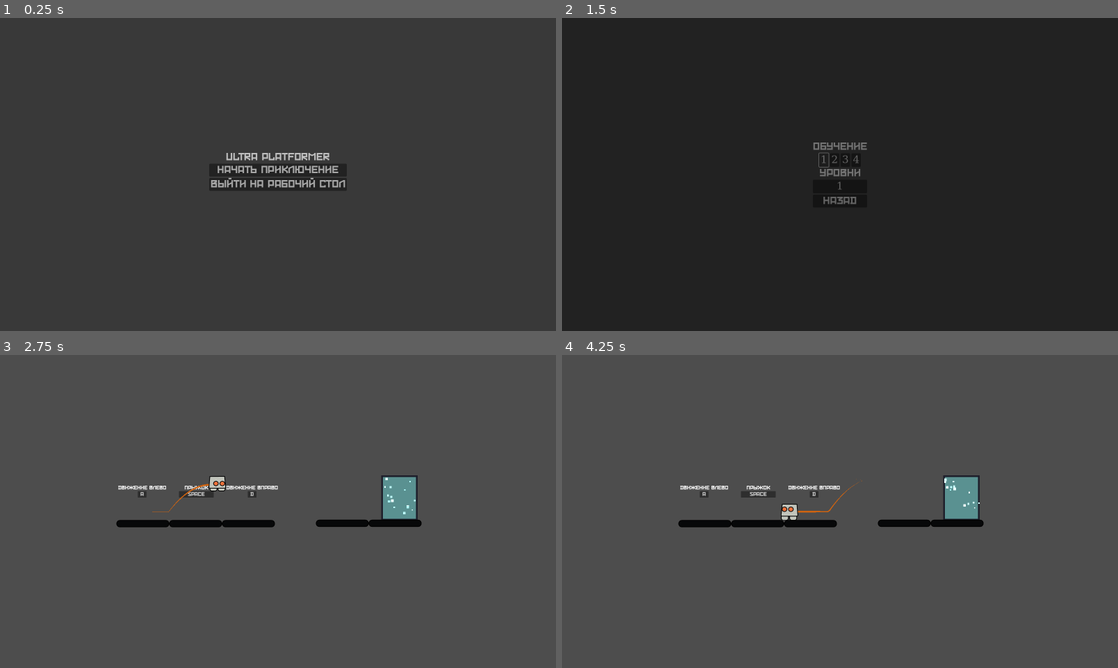
Above: before the commit, frames 1-4 (two rows, left to right).
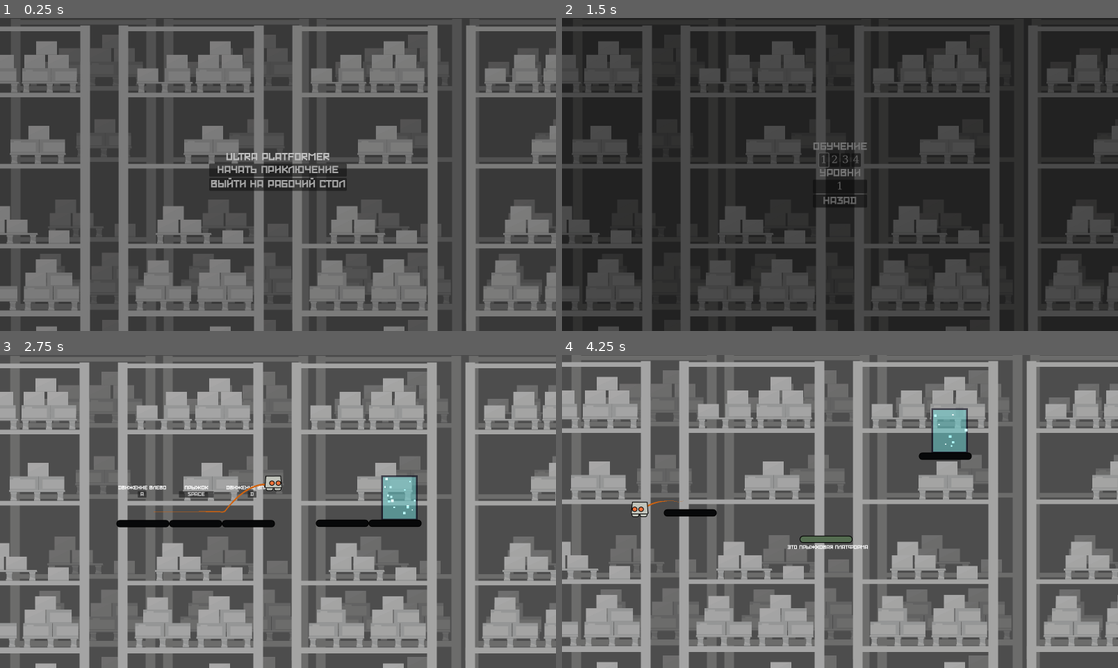
Above: after the commit, the same moments.

Repository: AntonShiryaew/GodotPlatformer
Game: Godot game, scene res://Scenes/MainMenu/mainMenu.tscn
Same seed, same stepped clock (60 frames per second), same inputs: the game is played once before the commit and once after it.
Inputs (mouse positions are in pixels of both pictures, inside the frame that each line leads up to):
- Up to frame 1 (0.25 s): no input
- Up to frame 2 (1.5 s): click "Начать приключение" at 0.5 s; click "1" at 1.25 s
- Up to frame 3 (2.75 s): tap Enter at 2 s; move the mouse to (400, 495) at 2.02 s; hold Right (ui_right) from 2.03 s (still down); tap Shift (ui_dash_key, bound only after the commit) at 2.1 s; click (400, 495) at 2.17 s; tap Space (ui_select) at 2.27 s
- Up to frame 4 (4.25 s): move the mouse to (728, 527) at 2.77 s; click (728, 527) at 2.85 s; tap Space (ui_select) at 3.02 s; tap Shift (ui_dash_key, bound only after the commit) at 3.05, 3.6 s; move the mouse to (895, 442) at 3.52 s; release Right (ui_right) at 3.53 s; hold Left (ui_left) from 3.53 s (still down)

The runs differ from the first frame. In frame 1, 37% of the frame differs, in the area x 0-100%, y 2-100%; in frame 2, 33%; in frame 3, 54%; in frame 4, 57%, in the area x 0-100%, y 0-100%.

Commit message:
Поправил код, добавил задний фон

Diff:
--- a/Prefabs/Platforms/MovingPlatform.tscn
+++ b/Prefabs/Platforms/MovingPlatform.tscn
@@ -14,7 +14,6 @@
 tracks/0/interp = 1
 tracks/0/loop_wrap = true
 tracks/0/keys = {
-"times": PackedFloat32Array(0),
 "times": PackedFloat32Array(0, 1, 1.1, 2),
 "transitions": PackedFloat32Array(1, 1, 1, 1),
 "update": 0,
--- a/Prefabs/Platforms/OneWayPlatform.tscn
+++ b/Prefabs/Platforms/OneWayPlatform.tscn
@@ -1,20 +1,16 @@
-[gd_scene load_steps=4 format=3 uid="uid://cxw716cf4pioo"]
+[gd_scene load_steps=3 format=3 uid="uid://cxw716cf4pioo"]
 
 [ext_resource type="Texture2D" uid="uid://behaouqhtseuj" path="res://Sprites/platforms.png" id="1_4ej0b"]
-[ext_resource type="Script" path="res://Scripts/platform.gd" id="1_whcsj"]
 
 [sub_resource type="RectangleShape2D" id="RectangleShape2D_t6d1q"]
 size = Vector2(303, 39)
 
-[node name="OneWayPlatform" type="Node2D"]
+[node name="OneWayPlatform" type="StaticBody2D"]
 
-[node name="StaticBody2D" type="StaticBody2D" parent="." groups=["loading_platform"]]
-script = ExtResource("1_whcsj")
-
-[node name="Sprite2D" type="Sprite2D" parent="StaticBody2D"]
+[node name="Sprite2D" type="Sprite2D" parent="."]
 texture = ExtResource("1_4ej0b")
 
-[node name="CollisionShape2D" type="CollisionShape2D" parent="StaticBody2D"]
+[node name="CollisionShape2D" type="CollisionShape2D" parent="." groups=["trough_way"]]
 position = Vector2(0.5, 0.5)
 shape = SubResource("RectangleShape2D_t6d1q")
 one_way_collision = true
--- a/Scenes/BaseScenes/baseScene.tscn
+++ b/Scenes/BaseScenes/baseScene.tscn
@@ -1,9 +1,10 @@
-[gd_scene load_steps=5 format=3 uid="uid://bic5ii30cvlub"]
+[gd_scene load_steps=6 format=3 uid="uid://bic5ii30cvlub"]
 
 [ext_resource type="Script" path="res://Scenes/BaseScenes/global_pause.gd" id="1_6ed4f"]
 [ext_resource type="Script" path="res://Scenes/BaseScenes/blackScreen.gd" id="1_e6lug"]
 [ext_resource type="Script" path="res://Scripts/levelTransition.gd" id="1_il7td"]
 [ext_resource type="PackedScene" uid="uid://k5k55c2umhav" path="res://Prefabs/BasicUi/pause_menu.tscn" id="3_kyk0t"]
+[ext_resource type="Texture2D" uid="uid://d0hhgg0nmqa2k" path="res://Sprites/background.png" id="4_rla2g"]
 
 [node name="BaseNode" type="Node"]
 process_mode = 3
@@ -20,6 +21,38 @@
 [node name="PauseMenu" parent="CanvasLayer" node_paths=PackedStringArray("parentNode") instance=ExtResource("3_kyk0t")]
 parentNode = NodePath("../..")
 
+[node name="Background" type="ParallaxBackground" parent="CanvasLayer"]
+
+[node name="layer_1" type="ParallaxLayer" parent="CanvasLayer/Background"]
+motion_mirroring = Vector2(440, 820)
+
+[node name="Sprite2D" type="Sprite2D" parent="CanvasLayer/Background/layer_1"]
+modulate = Color(0.529067, 0.529067, 0.529067, 1)
+position = Vector2(240, 431)
+scale = Vector2(0.35, 0.35)
+texture = ExtResource("4_rla2g")
+
+[node name="Sprite2D2" type="Sprite2D" parent="CanvasLayer/Background/layer_1"]
+modulate = Color(0.529412, 0.529412, 0.529412, 1)
+position = Vector2(1120, 431)
+scale = Vector2(0.35, 0.35)
+texture = ExtResource("4_rla2g")
+
+[node name="layer_2" type="ParallaxLayer" parent="CanvasLayer/Background"]
+motion_mirroring = Vector2(500, 820)
+
+[node name="Sprite2D" type="Sprite2D" parent="CanvasLayer/Background/layer_2"]
+modulate = Color(0.804743, 0.804743, 0.804743, 1)
+position = Vector2(50, 450)
+scale = Vector2(0.35, 0.35)
+texture = ExtResource("4_rla2g")
+
+[node name="Sprite2D2" type="Sprite2D" parent="CanvasLayer/Background/layer_2"]
+modulate = Color(0.803922, 0.803922, 0.803922, 1)
+position = Vector2(1050, 450)
+scale = Vector2(0.35, 0.35)
+texture = ExtResource("4_rla2g")
+
 [node name="BlackScreen" type="ColorRect" parent="."]
 visible = false
 anchors_preset = 15
--- a/Scenes/BaseScenes/blackScreen.gd
+++ b/Scenes/BaseScenes/blackScreen.gd
@@ -14,6 +14,7 @@
 func _ready() -> void:
 	visible = true
 	pivot_offset = Vector2(size.x / 2, size.y / 2)
+	size = get_viewport_rect().size;
 
 func to_disappear() -> bool:
 	if modulate.a <= 0:
--- a/Scenes/Levels/Chapter1/Level1.tscn
+++ b/Scenes/Levels/Chapter1/Level1.tscn
@@ -34,7 +34,7 @@
 
 [node name="PlatformJump2" parent="BaseNode2D" index="4" instance=ExtResource("10_1esss")]
 z_index = -1
-position = Vector2(3945, 220)
+position = Vector2(4005, 220)
 
 [node name="PlatformJump" parent="BaseNode2D" index="5" instance=ExtResource("10_1esss")]
 position = Vector2(946, 616)
@@ -79,8 +79,8 @@
 
 [node name="WallOrFloor6" parent="BaseNode2D" index="12" instance=ExtResource("7_a8vkl")]
 modulate = Color(0.027451, 0.0313726, 0.0352941, 1)
-position = Vector2(3318, -318)
-scale = Vector2(1.2, 2)
+position = Vector2(3378, -318)
+scale = Vector2(1.4, 2)
 
 [node name="WallOrFloor7" parent="BaseNode2D" index="13" instance=ExtResource("7_a8vkl")]
 modulate = Color(0.027451, 0.0313726, 0.0352941, 1)
@@ -131,6 +131,5 @@
 position = Vector2(2914, -442)
 scale = Vector2(2, 2)
 
-[node name="OneWayPlatform" parent="BaseNode2D" index="22" instance=ExtResource("12_mnasm")]
-position = Vector2(3945, -346)
-scale = Vector2(1.5, 1)
+[node name="OneWayPlatform" parent="BaseNode2D" index="22" groups=["trough_way"] instance=ExtResource("12_mnasm")]
+position = Vector2(4005, -346)
--- a/Scenes/Levels/Tutorial/Tutorial3.tscn
+++ b/Scenes/Levels/Tutorial/Tutorial3.tscn
@@ -160,10 +160,10 @@
 collision_layer = 1
 collision_mask = 1
 
-[node name="OneWayPlatform" parent="BaseNode2D" index="10" instance=ExtResource("9_8oyma")]
+[node name="OneWayPlatform" parent="BaseNode2D" index="10" groups=["trough_way"] instance=ExtResource("9_8oyma")]
 position = Vector2(224, -100)
 
-[node name="OneWayPlatform2" parent="BaseNode2D" index="11" instance=ExtResource("9_8oyma")]
+[node name="OneWayPlatform2" parent="BaseNode2D" index="11" groups=["trough_way"] instance=ExtResource("9_8oyma")]
 position = Vector2(-306, -8)
 
 [node name="VBoxContainer" type="VBoxContainer" parent="BaseNode2D" index="12"]
--- a/Scenes/Levels/Tutorial/Tutorial4.tscn
+++ b/Scenes/Levels/Tutorial/Tutorial4.tscn
@@ -55,10 +55,10 @@
 collision_layer = 1
 collision_mask = 1
 
-[node name="OneWayPlatform" parent="BaseNode2D" index="8" instance=ExtResource("6_62yja")]
+[node name="OneWayPlatform" parent="BaseNode2D" index="8" groups=["trough_way"] instance=ExtResource("6_62yja")]
 position = Vector2(446, 400)
 
-[node name="OneWayPlatform2" parent="BaseNode2D" index="9" instance=ExtResource("6_62yja")]
+[node name="OneWayPlatform2" parent="BaseNode2D" index="9" groups=["trough_way"] instance=ExtResource("6_62yja")]
 position = Vector2(446, 150)
 
 [node name="PlatformJump2" parent="BaseNode2D" index="10" groups=["loading_platform"] instance=ExtResource("7_g6pvq")]
--- a/Scenes/MainMenu/mainMenu.tscn
+++ b/Scenes/MainMenu/mainMenu.tscn
@@ -123,6 +123,9 @@
 text = "назад"
 script = ExtResource("5_5x4ph")
 
+[node name="ParallaxBackground" parent="CanvasLayer" index="1"]
+visible = false
+
 [node name="BlackScreen" parent="." index="4"]
 z_index = 1
 
--- a/Scripts/bobot_move.gd
+++ b/Scripts/bobot_move.gd
@@ -2,12 +2,15 @@
 
 @onready var _animated_sprite = $AnimatedSprite2D
 @onready var jump_sound = $JumpSound
+@onready var collision = $CollisionShape2D
 
 const SPEED = 300.
 const JUMP_FORCE = -400.
 
 var can_doublejump:bool = true
 var readyToDisappear:bool = false
+var go_trough: bool = false
+var direction: int = 0
 
 signal readyToNextLevel
 
@@ -19,10 +22,13 @@
 		var collider = get_slide_collision(index).get_collider()
 		if collider.is_in_group("jumping"):
 			velocity.y = JUMP_FORCE * 2
+		if collider.is_in_group("trough_way") and go_trough:
+			position.y += 10
+
+func _unhandled_input(event: InputEvent) -> void:
+	pass
 
 func _input(event: InputEvent) -> void:
-	if event.is_action_pressed("ui_down") and is_on_floor():
-		position.y += 10
 	if event.is_action_pressed("ui_select"):
 		if is_on_floor() or (!is_on_floor() and can_doublejump):
 			velocity.y = JUMP_FORCE
@@ -38,15 +44,25 @@
 			_animated_sprite.play("jump")
 	else:
 		velocity += get_gravity() * delta
-		var direction = Input.get_axis("ui_left", "ui_right")
-		velocity.x = direction * SPEED
+		direction = Input.get_axis("ui_left", "ui_right")
+
+		if Input.is_action_just_pressed("ui_dash_key"):
+			velocity.x = direction * 10000
+		else:
+			velocity.x = direction * SPEED
+
+		if Input.is_action_just_pressed("ui_down"):
+			go_trough = true
+		if Input.is_action_just_released("ui_down"):
+			go_trough = false
 
 		move_and_slide()
 		check_collision()
 		update_animation(direction)
 
 func update_animation(direction):
-	_animated_sprite.flip_h = direction < 0
+	if direction != 0:
+		_animated_sprite.flip_h = direction < 0
 	if !is_on_floor():
 		_animated_sprite.play("jump")
 	elif direction == 0:
--- a/project.godot
+++ b/project.godot
@@ -56,3 +56,8 @@
 "events": [Object(InputEventMouseButton,"resource_local_to_scene":false,"resource_name":"","device":-1,"window_id":0,"a …(256 unchanged characters)…
 ]
 }
+ui_dash_key={
+"deadzone": 0.5,
+"events": [Object(InputEventKey,"resource_local_to_scene":false,"resource_name":"","device":-1,"window_id":0,"alt_pressed":false,"shift_pressed":false,"ctrl_pressed":false,"meta_pressed":false,"pressed":false,"keycode":0,"physical_keycode":4194325,"key_label":0,"unicode":0,"location":0,"echo":false,"script":null)
+]
+}
Not shown: 2 places in Prefabs/text_terminal.tscn that only renumber resources
Not shown: 5 places in Scenes/Levels/Tutorial/Tutorial1.tscn that only renumber resources
Not shown: 5 places in Scenes/Levels/Tutorial/Tutorial3.tscn that only renumber resources
Binary file added: Sprites/background.png
Not shown, added: Sprites/background.png.import
